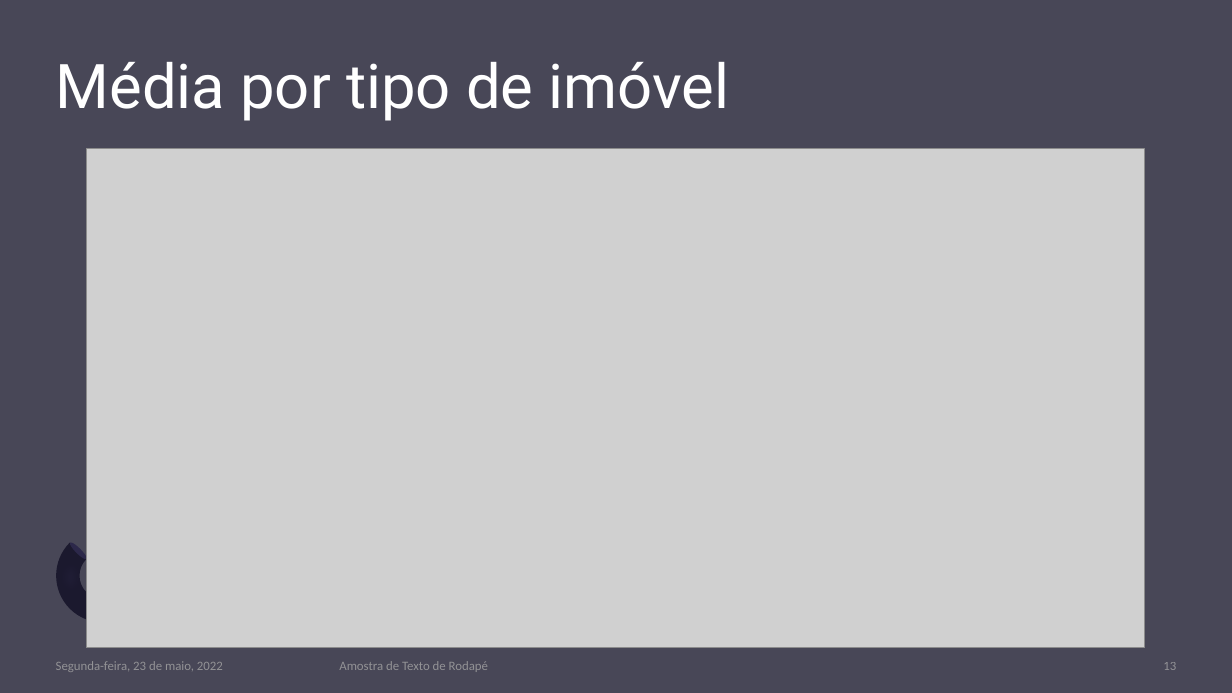
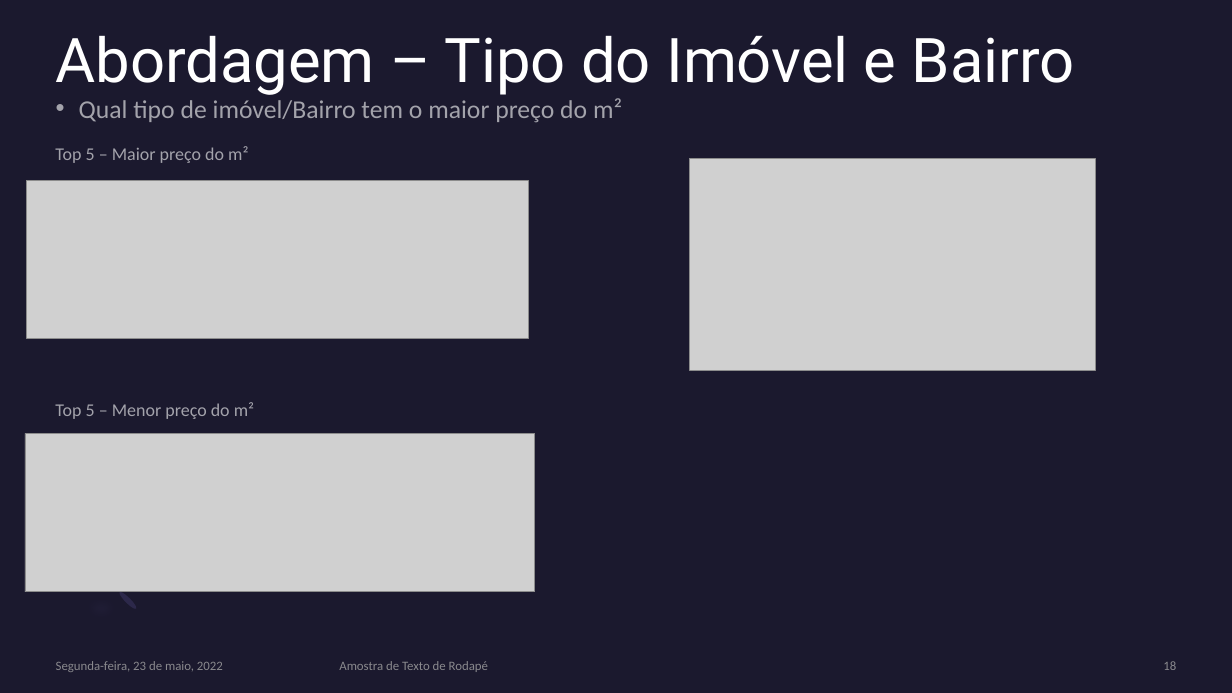
Before and after one commit to lidiambsouza/price_properties, a slide deck: slide 18 of Modelo Imobiliário.pptx (slide 13 before the commit). Drawn at 1232x693 pixels with LibreOffice and Linux fonts; fonts in the diff are those of the drawing; grey boxes stand for pictures. Boxes give left, top, right and bottom in pixels: in the first picture for what was removed or moved away, otherwise in the second. Text is boxed around its words. In the diff, an @@ line names an element or a change of style, - is before the commit and + after.

```diff
--- a/Modelo Imobiliário.pptx
+++ b/Modelo Imobiliário.pptx
@@ background #1B192E at 80% opacity to #1B192E @@
@@ title at [56, 35, 1075, 95]: text changed @@
-Média por tipo de imóvel
+Abordagem – Tipo do Imóvel e Bairro
@@ text added at [79, 98, 622, 122], 20 pt, text #FFFFFF at 60% opacity @@
+• Qual tipo de imóvel/Bairro tem o maior preço do m²
@@ text added at [55, 146, 248, 163], 14 pt, text #FFFFFF at 60% opacity @@
+Top 5 – Maior preço do m²
@@ picture removed at [86, 149, 1145, 648] @@
@@ picture added at [689, 159, 1095, 371] @@
@@ picture added at [27, 180, 529, 339] @@
@@ text added at [55, 402, 254, 419], 14 pt, text #FFFFFF at 60% opacity @@
+Top 5 – Menor preço do m²
@@ picture added at [25, 433, 535, 592] @@
@@ freeform shape removed at [37, 543, 136, 643] @@
@@ ellipse: place and size @@
-ellipse at [68, 540, 89, 561]
+ellipse at [117, 590, 138, 611]
@@ text "Segunda-feira, 23 de maio, 2022" at [56, 661, 223, 672]: less space between paragraphs @@
@@ text "Amostra de Texto de Rodapé" at [339, 661, 488, 672]: less space between paragraphs @@
@@ page number at [1163, 661, 1176, 670]: text changed @@
-13
+18
```
Also in this commit, not shown: 16 other slides changed, 1 slide added, 1 slide removed.
